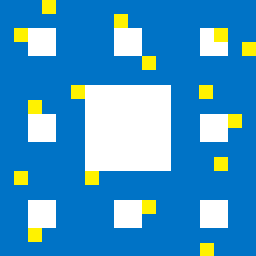
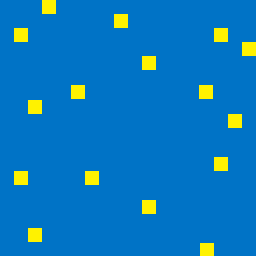
Comparing the layer stacks of the two 256×256 images. Changes:
hid group "Group 1 copy 8" (9 layers) over [28, 114, 56, 142]
hid group "Group 1 copy 7" (9 layers) over [28, 200, 56, 228]
hid group "Group 1 copy 6" (9 layers) over [114, 200, 142, 228]
hid group "Group 1 copy 5" (9 layers) over [200, 200, 228, 228]
hid group "Group 1 copy 4" (9 layers) over [200, 114, 228, 142]
hid group "Group 1 copy 3" (9 layers) over [200, 28, 228, 56]
hid group "Group 1 copy 2" (9 layers) over [114, 28, 142, 56]
hid group "Group 1 copy" (9 layers) over [28, 28, 56, 56]
added layer "Rectangle 1 copy 21" in group "Group 1" over [85, 85, 171, 171]
